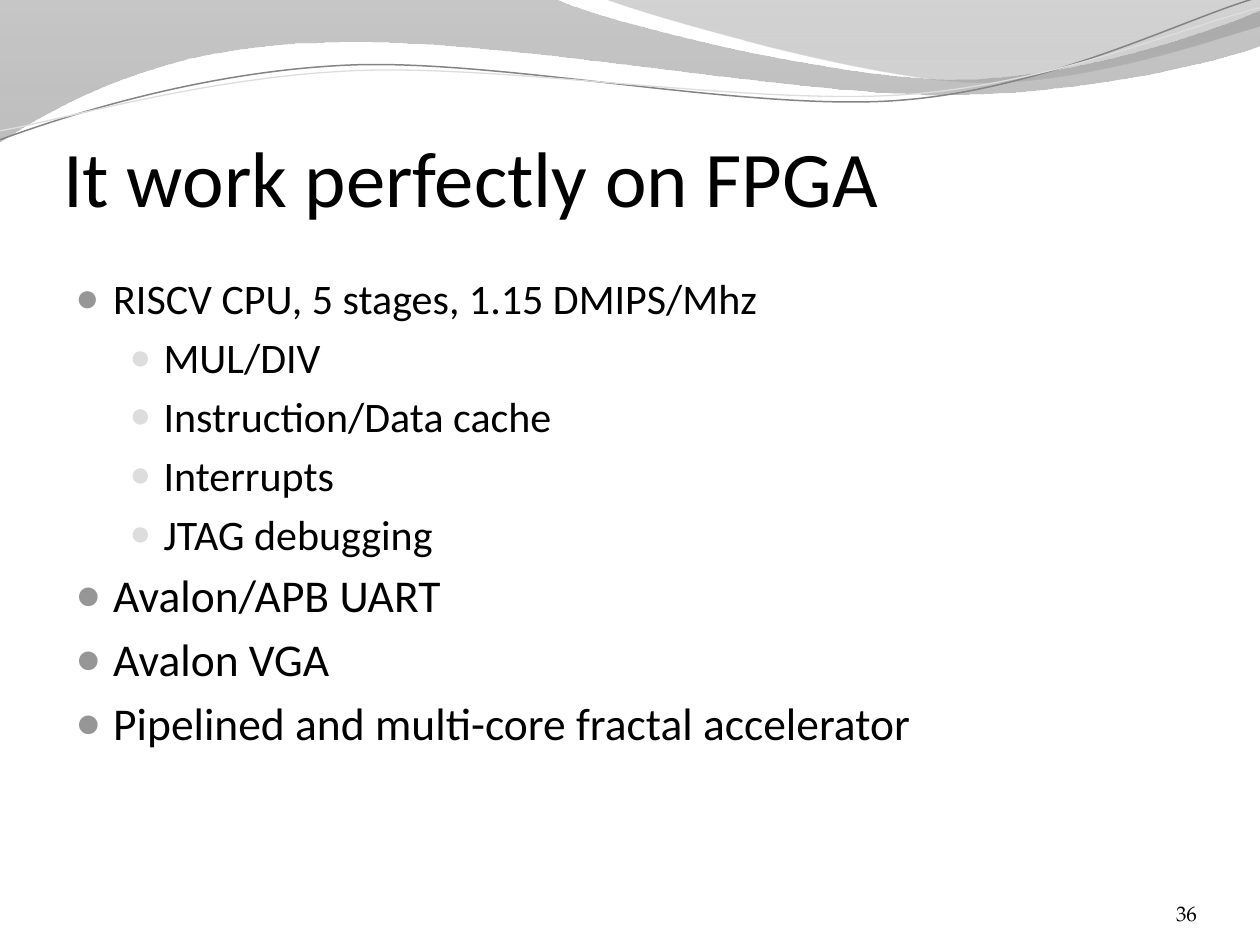
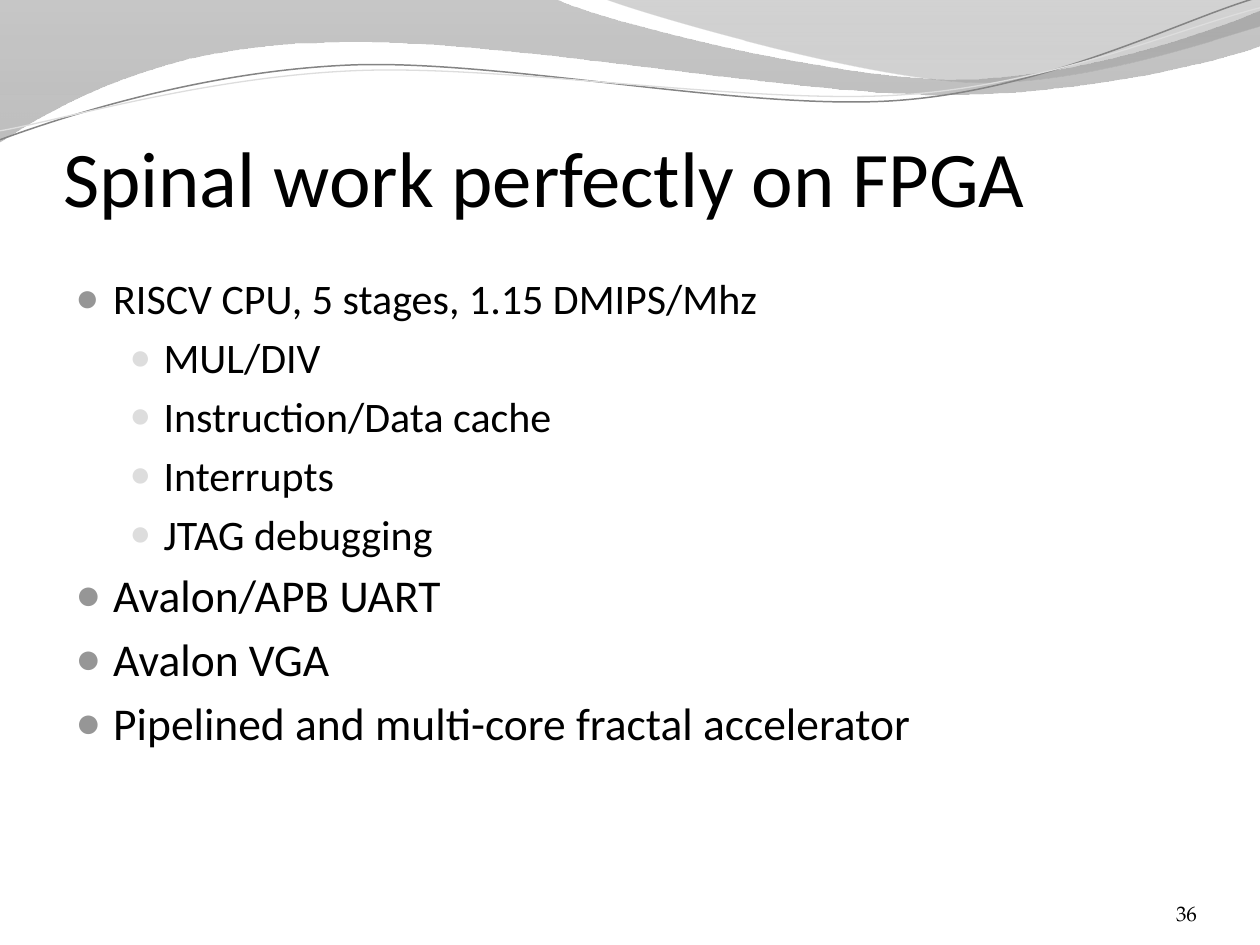
Before and after one commit to SpinalHDL/SpinalDoc, a slide deck: slide 36 of presentation/en/presentation.pptx. Drawn at 1260x945 pixels with LibreOffice and Linux fonts; fonts in the diff are those of the drawing; background and template pictures are left out. Boxes give left, top, right and bottom in pixels: in the first picture for what was removed or moved away, otherwise in the second. Text is boxed around its words. In the diff, an @@ line names an element or a change of style, - is before the commit and + after.

```diff
--- a/presentation/en/presentation.pptx
+++ b/presentation/en/presentation.pptx
@@ title at box(63, 152, 1024, 220): text changed @@
-It work perfectly on FPGA
+Spinal work perfectly on FPGA
```
Also in this commit, not shown: 17 other slides changed, 1 slide added, 2 other files.
